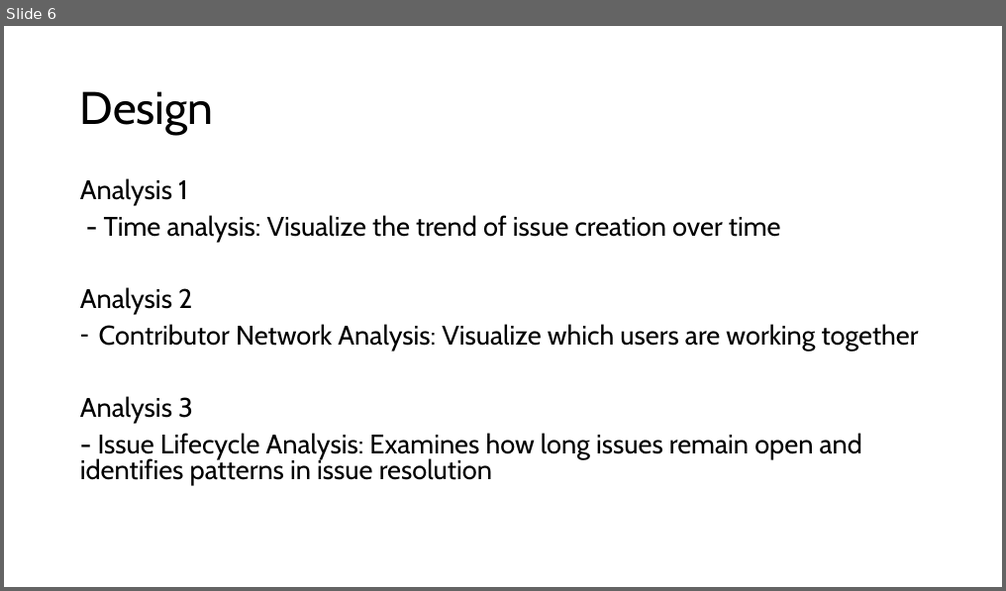
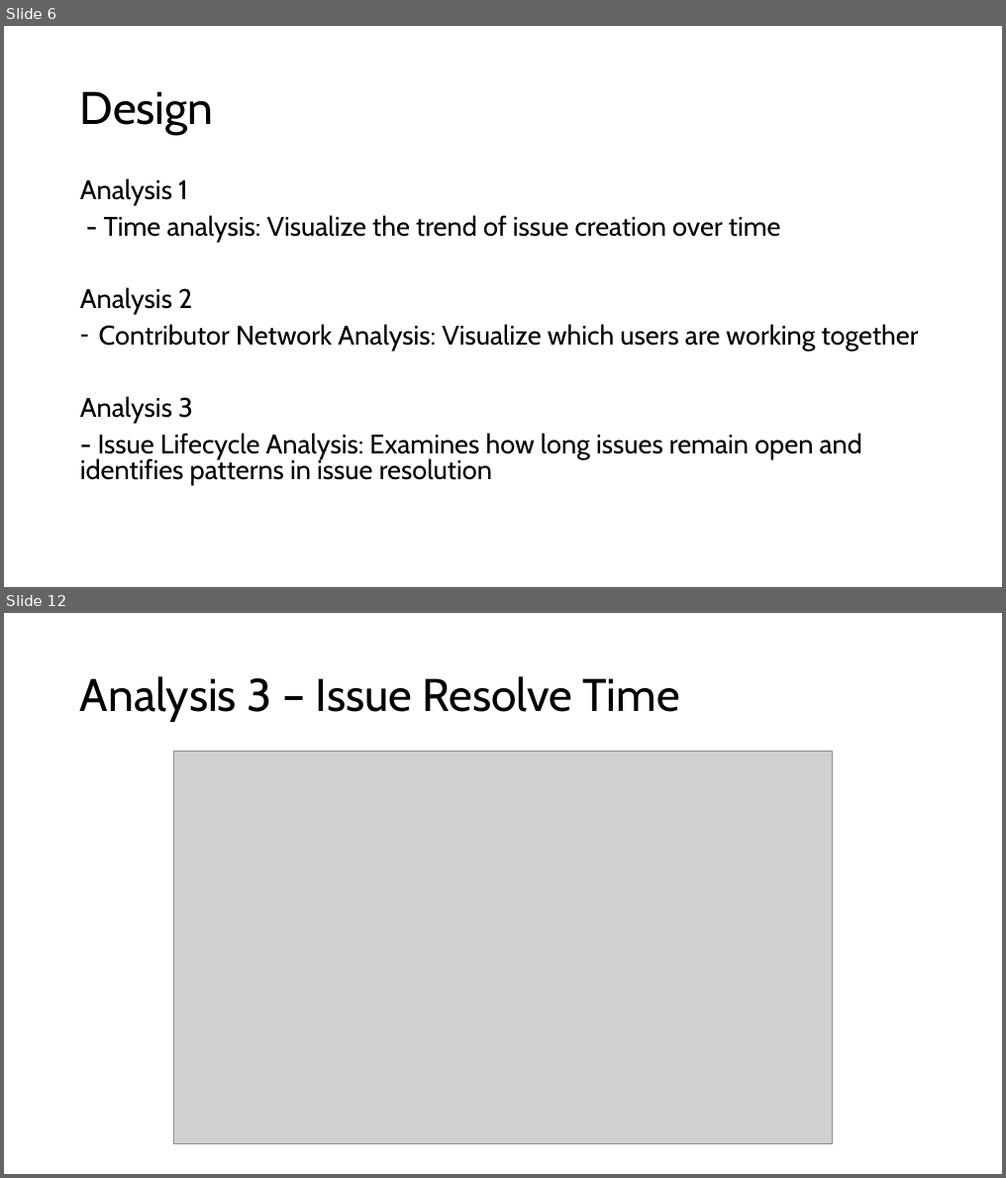
Before and after one commit to timsweeney7/enpm611-project-app, a slide deck: presentation/Presentation1.pptx. Shown one above the other, each under a label of ours: slide 6 before the commit, slides 6 and 12 after it; the slides between them are not shown. The pictures are 1006x591 and 1006x1178 pixels, drawn with LibreOffice and Linux fonts; fonts in the diff are those of the drawing; grey boxes stand for pictures. Boxes give left, top, right and bottom in pixels: in the first picture for what was removed or moved away, otherwise in the second. Text is boxed around its words. In the diff, an @@ line names an element or a change of style, - is before the commit and + after.

Commit message:
Updating analysis 1 for presentation.  Updating presentation

```diff
--- a/presentation/Presentation1.pptx
+++ b/presentation/Presentation1.pptx
@@ slide 12 added at bbox=[4, 613, 1002, 1174], background #FFFFFF @@
@@ title added at bbox=[80, 676, 680, 722], 44 pt, text #000000 @@
+Analysis 3 – Issue Resolve Time
@@ picture added at bbox=[174, 752, 832, 1145] @@
```
Also in this commit, not shown: 2 slides changed, 3 other slides added, 1 other file.
